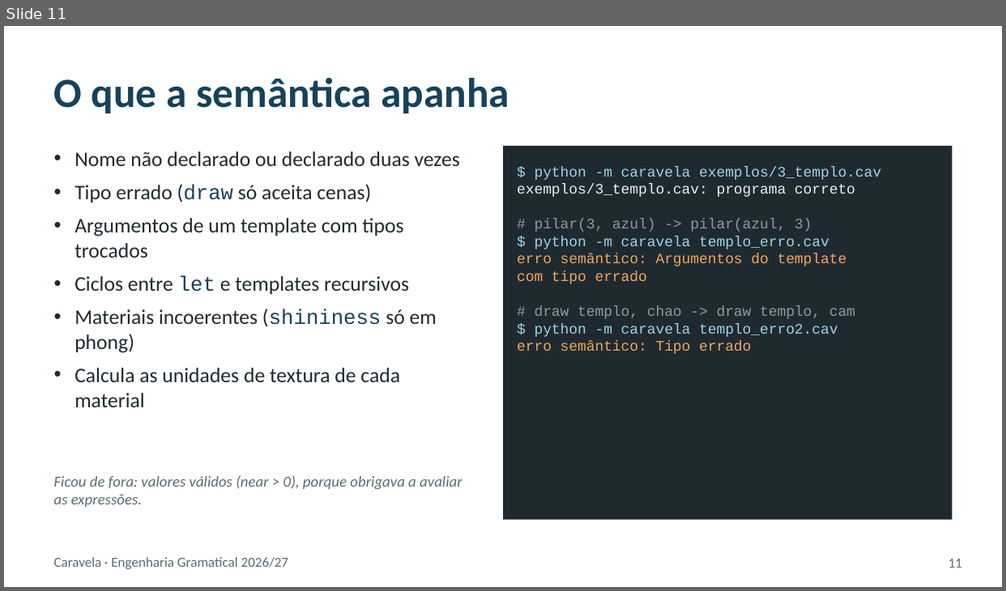
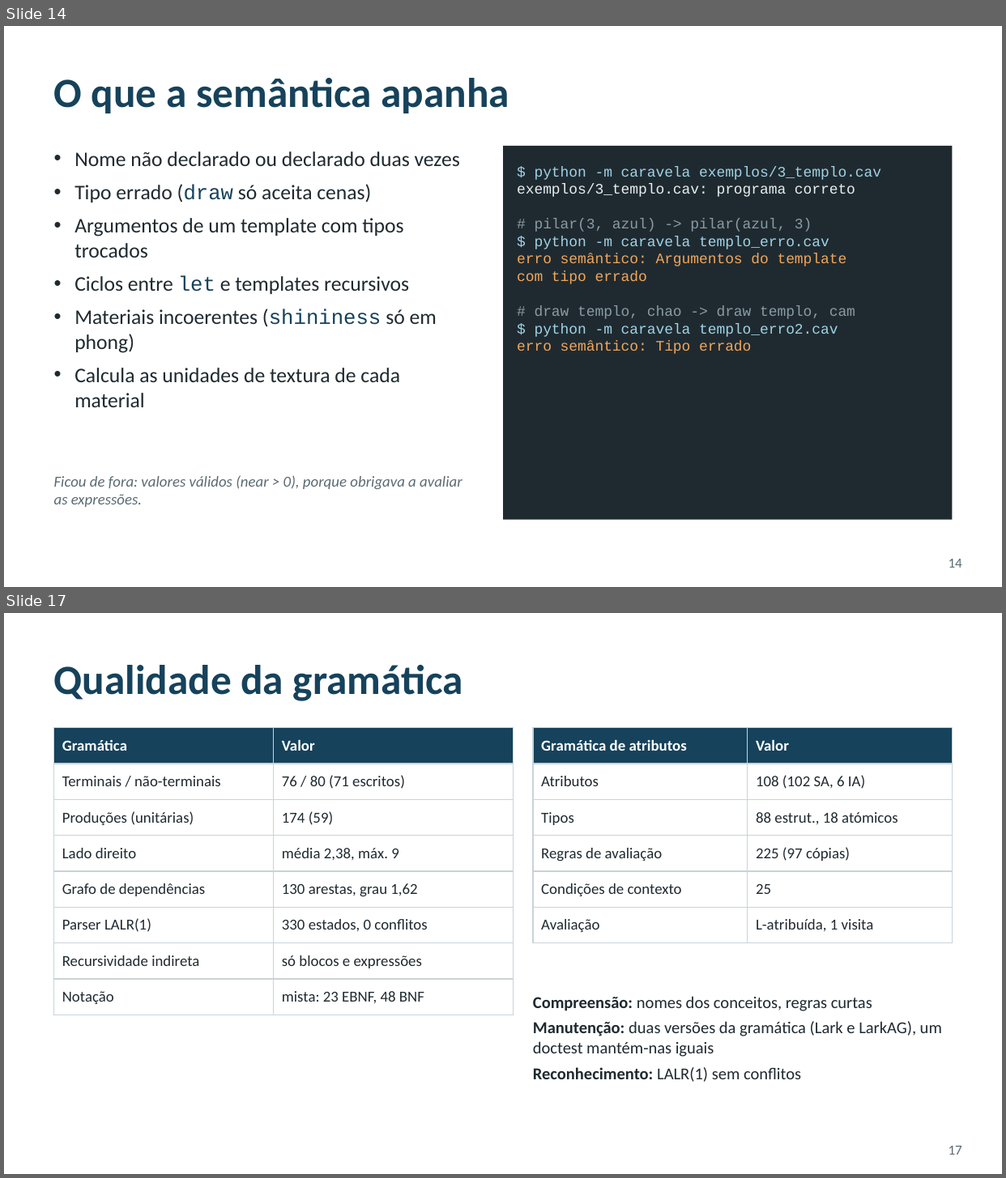
Before and after one commit to RafaelaAntunes17/trabalho_EG, a slide deck: Fase _I/Apresentacao_Caravela_v2.pptx. Shown one above the other, each under a label of ours: slide 11 before the commit, slides 14 and 17 after it; the slides between them are not shown. The pictures are 1006x591 and 1006x1178 pixels, drawn with LibreOffice and Linux fonts; fonts in the diff are those of the drawing. Boxes give left, top, right and bottom in pixels: in the first picture for what was removed or moved away, otherwise in the second. Text is boxed around its words. In the diff, an @@ line names an element or a change of style, - is before the commit and + after.

```diff
--- a/Fase _I/Apresentacao_Caravela_v2.pptx
+++ b/Fase _I/Apresentacao_Caravela_v2.pptx
@@ slide 17 added at (4, 613, 1002, 1174), background #FFFFFF @@
@@ title added at (54, 665, 463, 701), 30 pt, text #16425B, bold @@
+Qualidade da gramática
@@ table added at (54, 728, 513, 1015), 8 rows, 2 columns @@
+Gramática | Valor
+Terminais / não-terminais | 76 / 80 (71 escritos)
+Produções (unitárias) | 174 (59)
+Lado direito | média 2,38, máx. 9
+Grafo de dependências | 130 arestas, grau 1,62
+Parser LALR(1) | 330 estados, 0 conflitos
+Recursividade indireta | só blocos e expressões
+Notação | mista: 23 EBNF, 48 BNF
@@ table added at (533, 728, 952, 943), 6 rows, 2 columns @@
+Gramática de atributos | Valor
+Atributos | 108 (102 SA, 6 IA)
+Tipos | 88 estrut., 18 atómicos
+Regras de avaliação | 225 (97 cópias)
+Condições de contexto | 25
+Avaliação | L-atribuída, 1 visita
@@ text added at (533, 996, 942, 1082), 12 pt, text #1F2A30 @@
+Compreensão: nomes dos conceitos, regras curtas
+Manutenção: duas versões da gramática (Lark e LarkAG), um doctest mantém-nas iguais
+Reconhecimento: LALR(1) sem conflitos
@@ page number added at (948, 1146, 962, 1155), 10 pt, text #5B6B73 @@
+17
@@ what was slide 11 is now slide 14 @@
@@ slide 14 changed as well @@
@@ text removed at (54, 557, 288, 570) @@
-Caravela · Engenharia Gramatical 2026/27
@@ page number at (948, 559, 962, 568): text changed @@
-11
+14
```
Also in this commit, not shown: 11 other slides changed, 4 other slides added, 1 slide removed, 15 other files.
